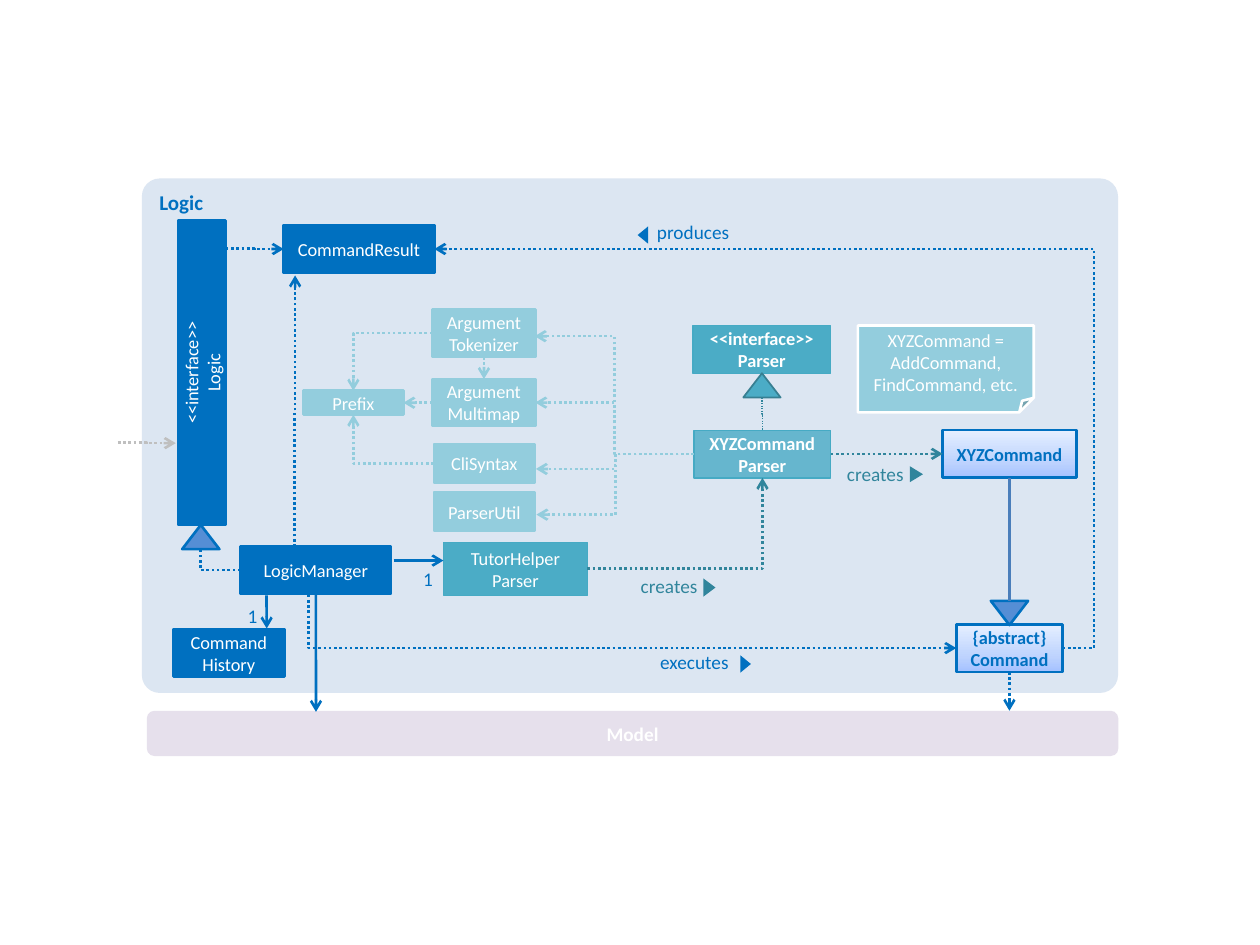
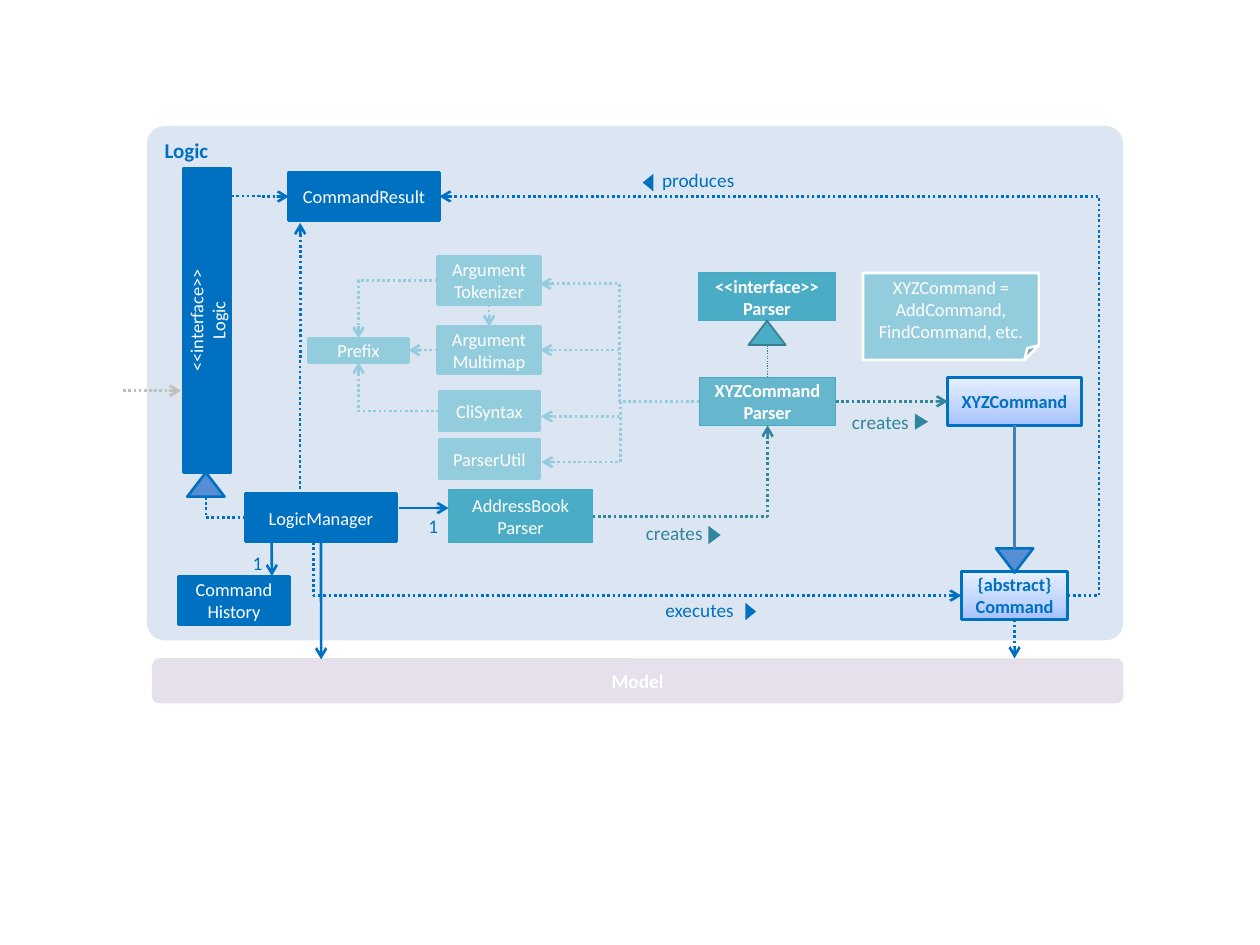
Before and after one commit to ongyz/main, a slide deck: slide 1 of docs/diagrams/LogicComponentClassDiagram.pptx. Drawn at 1260x945 pixels with LibreOffice and Linux fonts; fonts in the diff are those of the drawing. Boxes give left, top, right and bottom in pixels: in the first picture for what was removed or moved away, otherwise in the second. Text is boxed around its words. In the diff, an @@ line names an element or a change of style, - is before the commit and + after.

```diff
--- a/docs/diagrams/LogicComponentClassDiagram.pptx
+++ b/docs/diagrams/LogicComponentClassDiagram.pptx
@@ 5 rectangles, 3 texts, 3 triangles, 3 elbow arrows, 2 rounded rectangles, 2 elbow lines, 1 arrow: place and size @@
-5 rectangles, 3 texts, 3 triangles, 3 elbow arrows, 2 rounded rectangles, 2 elbow lines, 1 arrow at [142,179,1119,756]
+5 rectangles, 3 texts, 3 triangles, 3 elbow arrows, 2 rounded rectangles, 2 elbow lines, 1 arrow at [147,126,1124,703]
@@ 12 elbow arrows, 9 rectangles, 4 triangles, 3 texts, 3 arrows, 1 folded corner, 1 elbow line: place and size @@
-12 elbow arrows, 9 rectangles, 4 triangles, 3 texts, 3 arrows, 1 folded corner, 1 elbow line at [118,220,1094,712]
+12 elbow arrows, 9 rectangles, 4 triangles, 3 texts, 3 arrows, 1 folded corner, 1 elbow line at [123,168,1099,659]
@@ text in rectangle at [472,499,569,512]: text changed @@
-TutorHelper
+AddressBook
```
Also in this commit, not shown: 31 other files.
